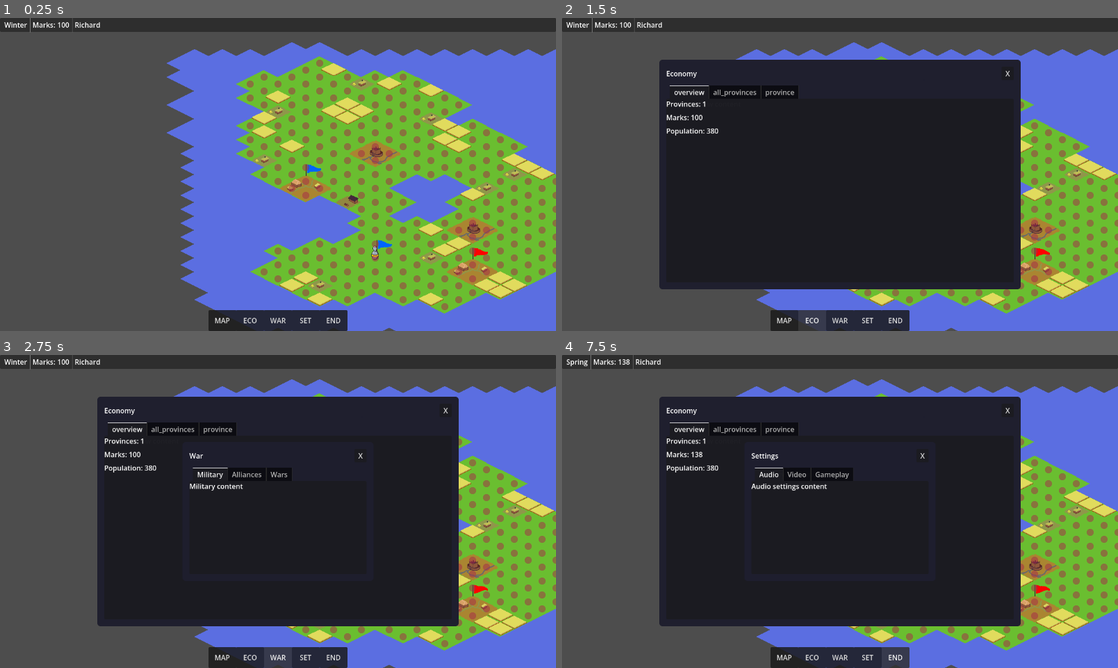
Above: before the commit, frames 1-4 (two rows, left to right).
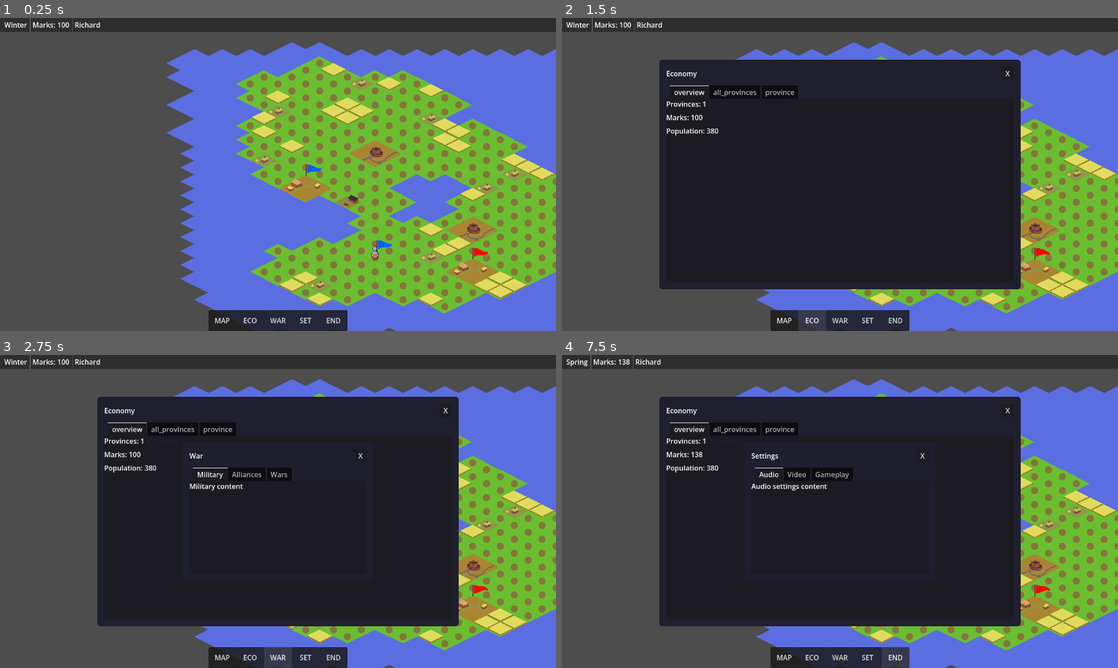
Above: after the commit, the same moments.

Repository: Charckle/strategemata_medieval
Game: Godot game, scene res://maps/overworld/test_maps/test_map_01/test_map_01.tscn
Same seed, same stepped clock (60 frames per second), same inputs: the game is played once before the commit and once after it. This scene is started directly instead of the project's main scene.
Inputs:
- Up to frame 1 (0.25 s): no input
- Up to frame 2 (1.5 s): click "MAP" at 0.5 s; click "ECO" at 1.25 s
- Up to frame 3 (2.75 s): click "WAR" at 2 s
- Up to frame 4 (7.5 s): click "SET" at 2.75 s; click "END" at 3.5 s; click "MAP" at 4.25 s; click "ECO" at 5 s; click "WAR" at 5.75 s; click "SET" at 6.5 s; click "END" at 7.25 s

The runs differ from the first frame. In frame 1, 0.3% of the frame differs, in the area x 51-89%, y 40-85%; in frame 2, 0.2%; in frame 3, 0.2%; in frame 4, 0.2%.

Commit message:
not walkable done

Diff:
--- a/objects/overworld/castle/castle.gd
+++ b/objects/overworld/castle/castle.gd
@@ -4,3 +4,11 @@
 @export var player_owner = 1
 
 var base_map: Node = null
+
+func get_pathfinding_blocked_tile_centers() -> Array:
+	return [
+		global_position + Vector2(32, 32),
+		global_position + Vector2(64, 16),
+		global_position + Vector2(64, 48),
+		global_position + Vector2(96, 32)
+	]
--- a/objects/overworld/town/town.gd
+++ b/objects/overworld/town/town.gd
@@ -11,6 +11,14 @@
 @export var player_owner = 1
 
 var base_map: Node = null
+
+func get_pathfinding_blocked_tile_centers() -> Array:
+	return [
+		global_position + Vector2(32, 32),
+		global_position + Vector2(64, 16),
+		global_position + Vector2(64, 48),
+		global_position + Vector2(96, 32)
+	]
 
 var population
 var base_pop_growth = 0.05
